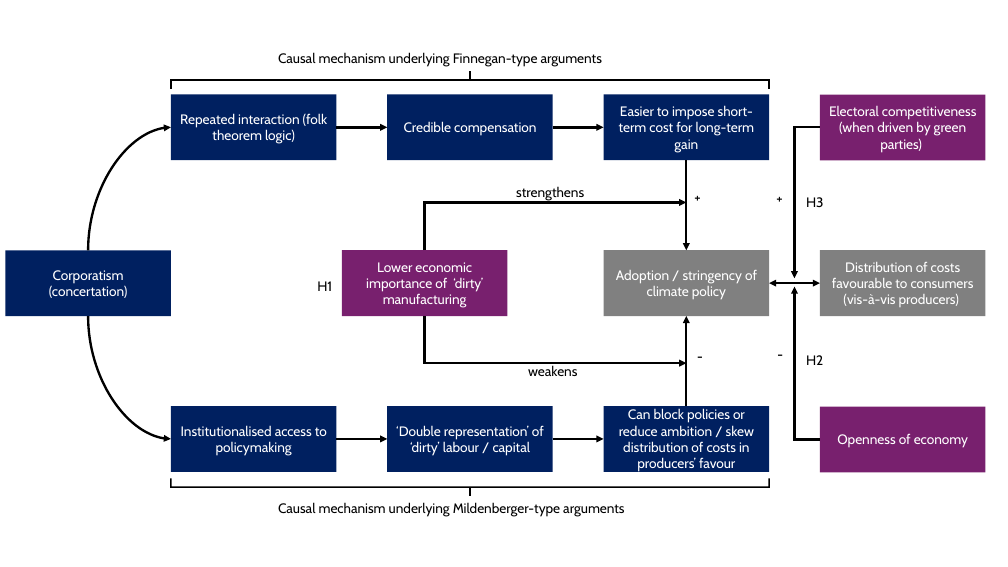
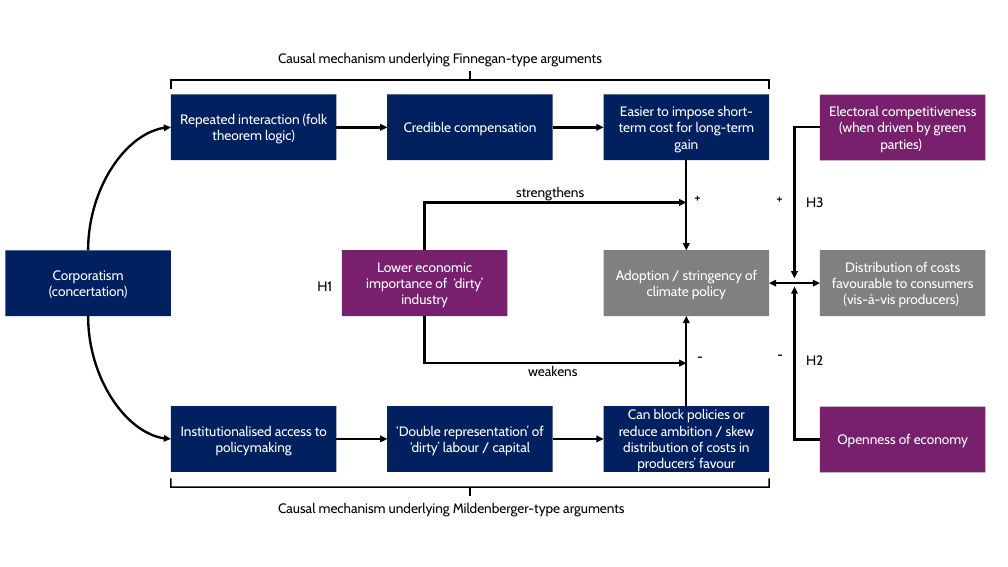
Before and after one commit to jacob-edenhofer/Research-paper-CPEAD, a slide deck: slide 1 of 06 Figures and tables/theoretical_framework.pptx. Drawn at 1008x567 pixels with LibreOffice and Linux fonts; fonts in the diff are those of the drawing. Boxes give left, top, right and bottom in pixels: in the first picture for what was removed or moved away, otherwise in the second. Text is boxed around its words. In the diff, an @@ line names an element or a change of style, - is before the commit and + after.

```diff
--- a/06 Figures and tables/theoretical_framework.pptx
+++ b/06 Figures and tables/theoretical_framework.pptx
@@ text in rectangle at [366,262,483,308]: text changed @@
-Lower economic importance of ‘dirty’ manufacturing
+Lower economic importance of ‘dirty’ industry
```
Also in this commit, not shown: 6 other files.
